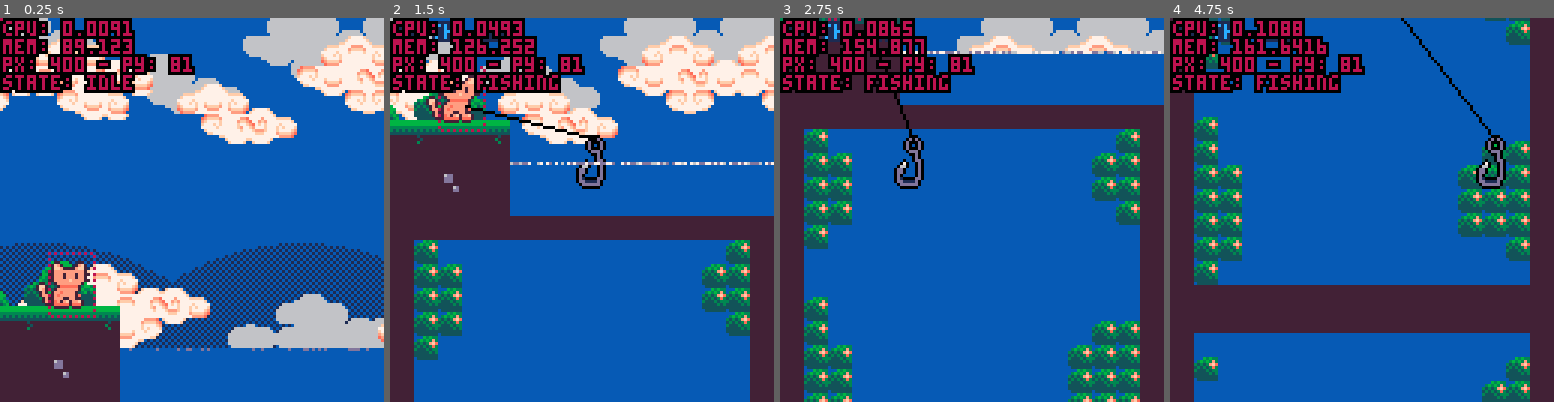
Above: before the commit, frames 1-4 (left to right).
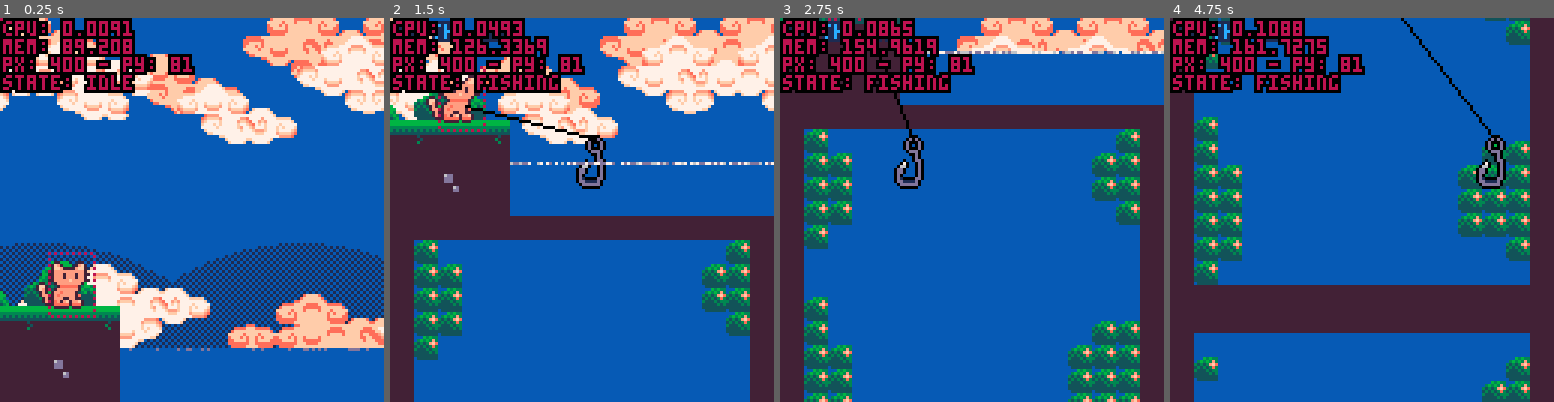
Above: after the commit, the same moments.

Repository: alexhlocke/AlexKotaFirstCart
Game: PICO-8 cartridge main_cart.p8
The game is run twice, just before and just after one commit, with the same random seed, the same clock (stepped at 60 frames per second) and the same inputs.
Inputs:
- Up to frame 1 (0.25 s): no input
- Up to frame 2 (1.5 s): tap O (Z key) at 0.33, 0.7, 1.43 s; tap X (X key) at 1.07 s
- Up to frame 3 (2.75 s): hold Left 1.97-2.37 s; tap X (X key) at 2.07, 2.4, 2.73 s; tap O (Z key) at 2.22 s; hold Down from 2.42 s (still down)
- Up to frame 4 (4.75 s): release Down at 2.82 s; hold Right 2.87-3.53 s; tap X (X key) every 0.33 s from 3.07 to 4.73 s; tap O (Z key) at 3.1, 3.98 s; hold Up 3.58-4.08 s; hold Right 4.13-4.53 s; hold Down from 4.58 s (still down)

The runs differ from the first frame. In frame 1, 7.9% of the frame differs, in the area x 2-100%, y 0-86%; in frame 2, 4.3%; in frame 3, 3.4%; in frame 4, 0.2%.

Commit message:
Clouds fixed

Diff:
--- a/main_cart.p8
+++ b/main_cart.p8
@@ -192,7 +192,7 @@
  draw_water(110) --water y
 
  --draw map
- map()
+ map(0,0,0,0,1000,32)
  --water to block map (ghetto)
  rectfill(384,256,512,7000,2)
 
@@ -813,8 +813,8 @@
  --single map clouds
 
  --dark bg
- local c=14
- pal({[0]=c,c,c,c,c,c,c,c,c,c,c,c,c,c,14,14},0)
+ local c=10
+ pal({[0]=c,c,c,c,c,c,c,c,c,c,c,c,c,c,12,12},0)
  --palt(14,1)
  --top
  map(cmx,cmy,cam.x+bgx3,cam.y-10,16,6)
@@ -1085,7 +1085,7 @@
 00000000000000000000000000000000000000000000000000000000000000000000450004500044000000000000000000000000000000000000000551000000
 00000000000000000000000000000000000000000000000000000000000000000000046000600000000000000000000000000000000000000000000000000000
 __gff__
-0000000000000000000000000000000000000000000000000000000000000000000000000000000000000000000000000000000000000000000000000000000000000000000000000000000000000000808080000000000000000000000000000000000000000000000000000000000000000000000000000000000000000000
+0000000000000000000000000000000000000000000000000000000000000000000000000000000000000000000000000000000000000000000000000000000000000000000000000000000000000000808080000000000000000000000000000000000000000000000000000000000000000000000000000000000000000001
 0000000000000000000000000000000000000000000000000000000000000000000000000000000000000000000000000000000000000000000000000000000000000000000000000000000000000000000000000000000000000000000000000000000000000000000000000000000000000000000000000000000000000000
 __map__
 0000464900000000000000000000007f7f00000000000000000000000000007f7f00000000000000000000000000007f7f0000000000000000000000000000004343434343434343434343434343434340404040404040404040404040404040404040404040404040404040404040400000004c00000000000000000000004c
